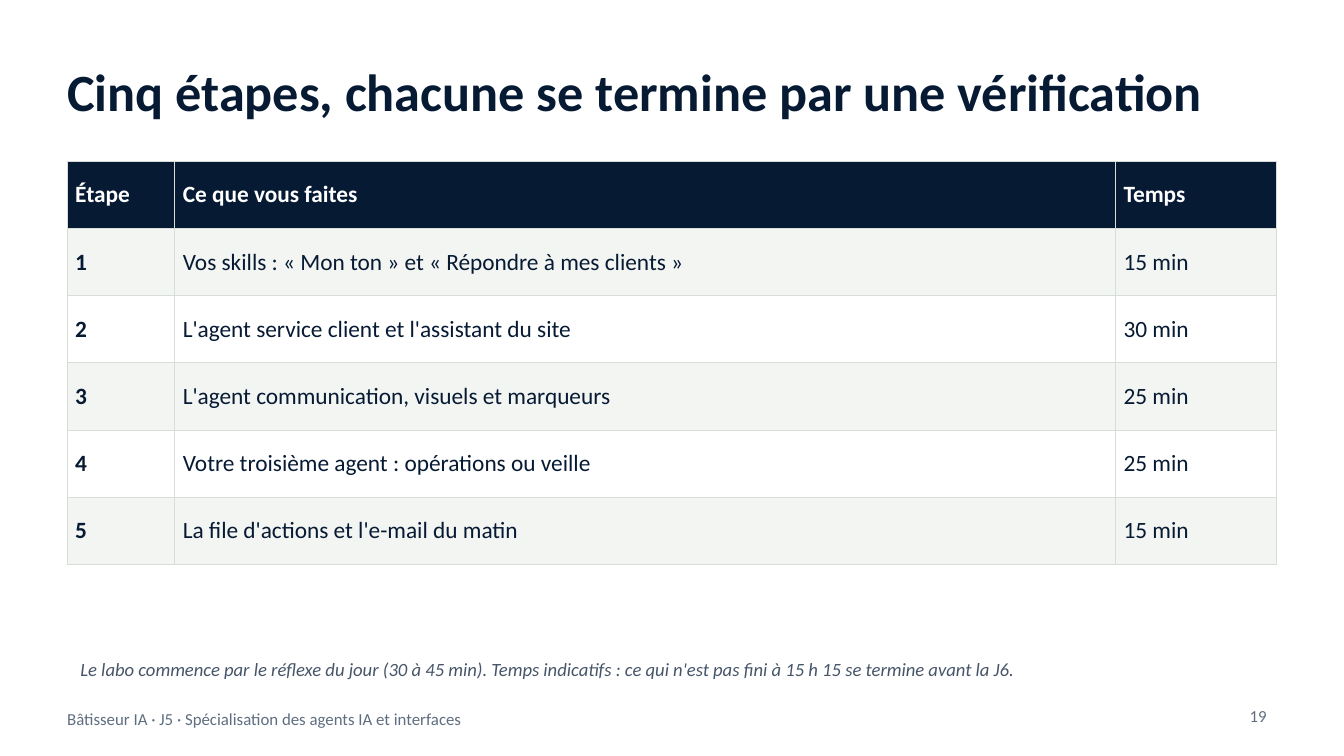
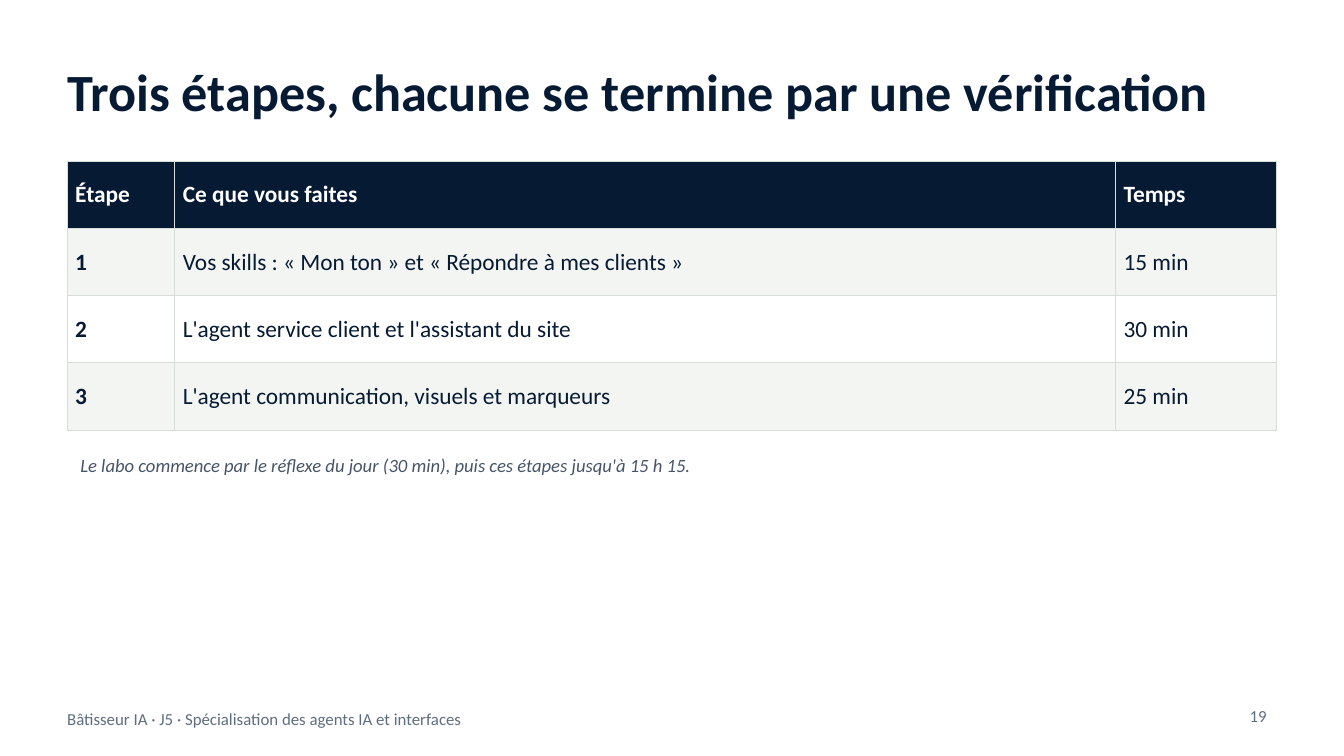
Before and after one commit to benyG/cisspbootcamp, a slide deck: slide 19 of content/library/files/Batisseur-IA-J5.pptx. Drawn at 1344x756 pixels with LibreOffice and Linux fonts; fonts in the diff are those of the drawing. Boxes give left, top, right and bottom in pixels: in the first picture for what was removed or moved away, otherwise in the second. Text is boxed around its words. In the diff, an @@ line names an element or a change of style, - is before the commit and + after.

```diff
--- a/content/library/files/Batisseur-IA-J5.pptx
+++ b/content/library/files/Batisseur-IA-J5.pptx
@@ title at (x1=67, y1=74, x2=1208, y2=120): text changed @@
-Cinq étapes, chacune se termine par une vérification
+Trois étapes, chacune se termine par une vérification
@@ table at (x1=67, y1=161, x2=1277, y2=430) @@
-row 5: 4 | Votre troisième agent : opérations ou veille | 25 min
-row 6: 5 | La file d'actions et l'e-mail du matin | 15 min
@@ text at (x1=80, y1=458, x2=691, y2=475): text changed @@
-Le labo commence par le réflexe du jour (30 à 45 min). Temps indicatifs : ce qui n'est pas fini à 15 h 15 se termine avant la J6.
+Le labo commence par le réflexe du jour (30 min), puis ces étapes jusqu'à 15 h 15.
```
Also in this commit, not shown: 5 other slides changed, 13 other files.
